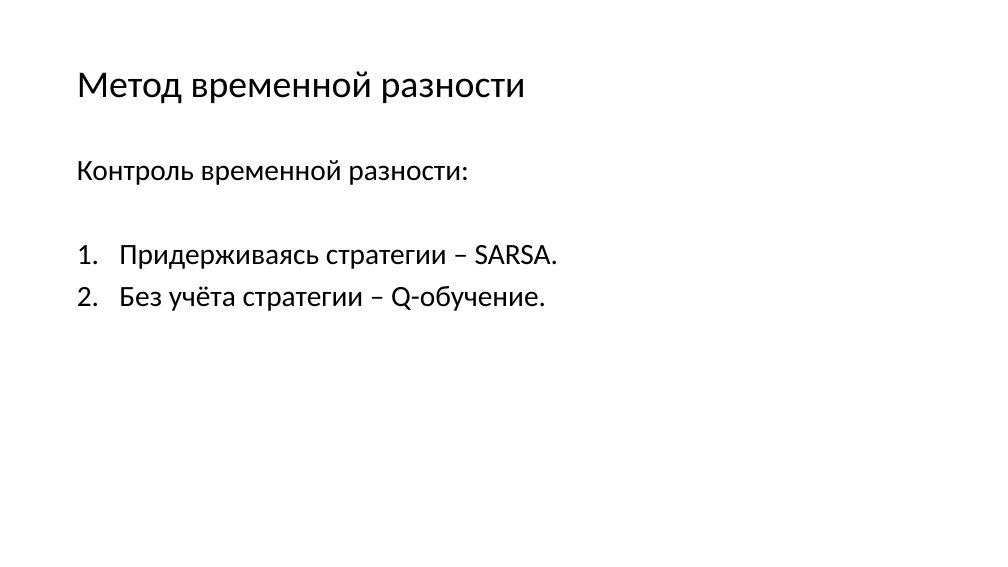
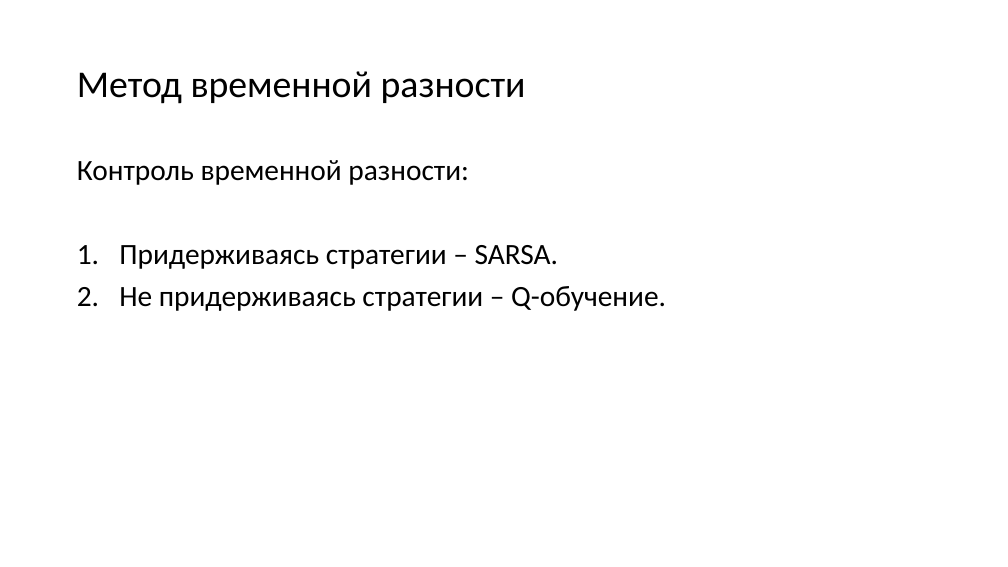
Before and after one commit to mosalov/AI_main_lectures, a slide deck: slide 33 of Лекция 14 19_05_2021.pptx. Drawn at 1008x567 pixels with LibreOffice and Linux fonts; fonts in the diff are those of the drawing. Boxes give left, top, right and bottom in pixels: in the first picture for what was removed or moved away, otherwise in the second. Text is boxed around its words. In the diff, an @@ line names an element or a change of style, - is before the commit and + after.

```diff
--- a/Лекция 14 19_05_2021.pptx
+++ b/Лекция 14 19_05_2021.pptx
@@ text at [119,286,666,311]: text changed @@
-2. Без учёта стратегии – Q-обучение.
+2. Не придерживаясь стратегии – Q-обучение.
```
Also in this commit, not shown: 3 other slides changed, 8 slides added, 3 slides removed, 2 other files.
